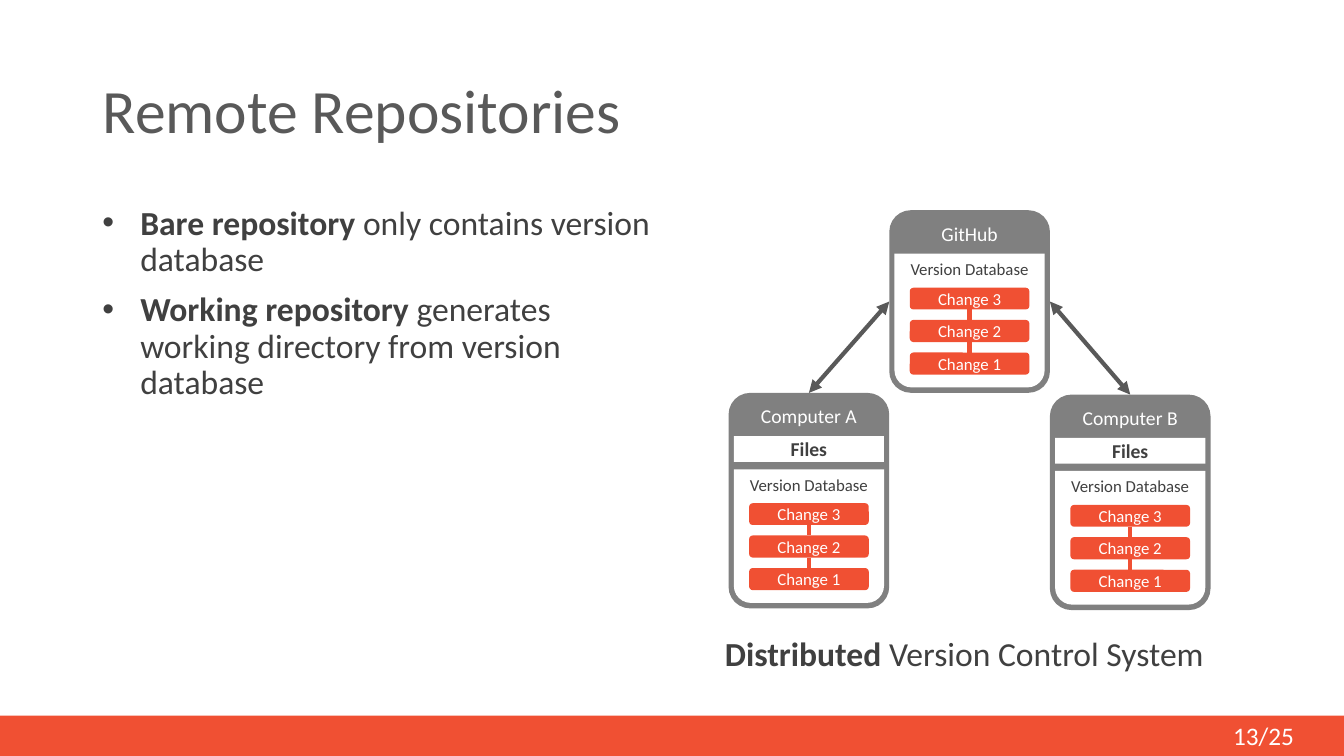
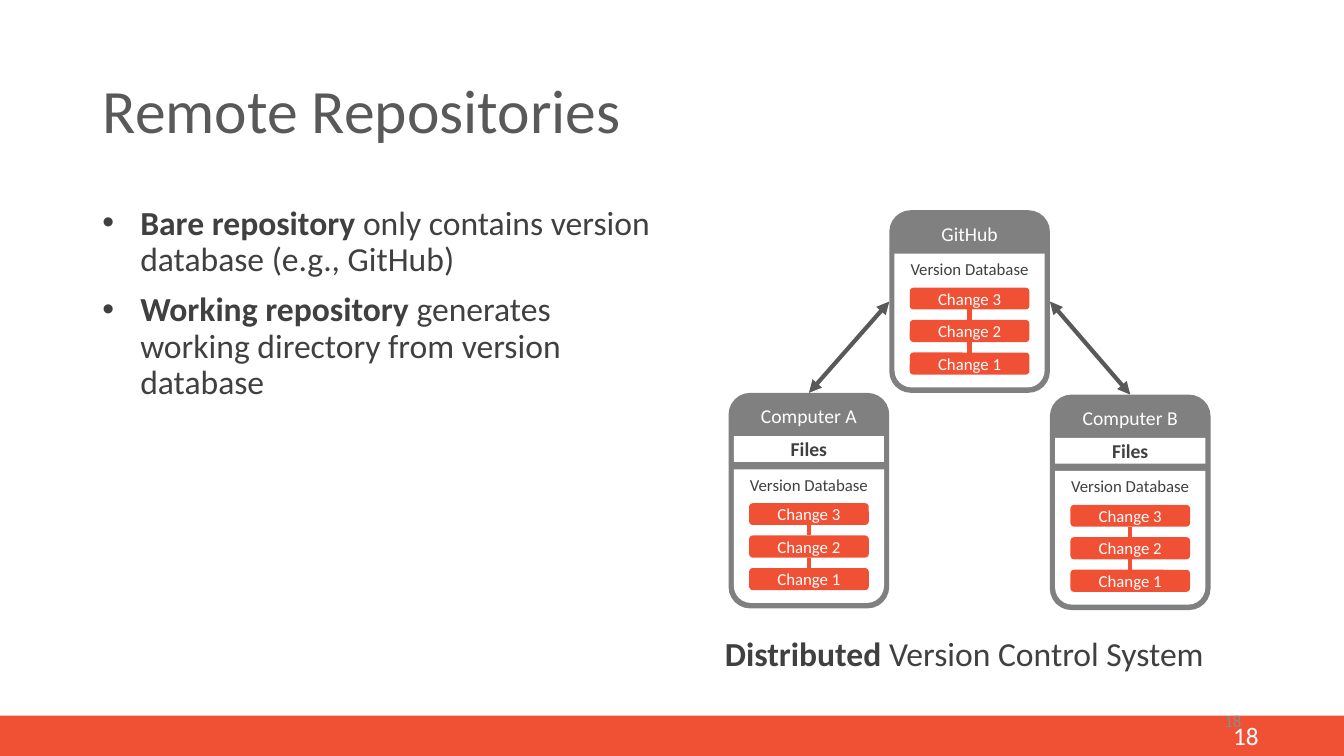
Before and after one commit to mi-erasmusmc/GitTutorial, a slide deck: slide 17 of Documentation/git-pp-presentation.pptx (slide 13 before the commit). Drawn at 1344x756 pixels with LibreOffice and Linux fonts; fonts in the diff are those of the drawing. Boxes give left, top, right and bottom in pixels: in the first picture for what was removed or moved away, otherwise in the second. Text is boxed around its words. In the diff, an @@ line names an element or a change of style, - is before the commit and + after.

```diff
--- a/Documentation/git-pp-presentation.pptx
+++ b/Documentation/git-pp-presentation.pptx
@@ text at box(140, 211, 650, 277): text changed @@
-• Bare repository only contains version database
+• Bare repository only contains version database (e.g., GitHub)
@@ page number added at box(1224, 714, 1241, 732), 12 pt, text #8C8C8C @@
+18
@@ page number at box(1233, 725, 1259, 745): text changed @@
-13/25
+18
```
Also in this commit, not shown: 16 other slides changed, 10 slides added, 5 slides removed, 2 other files.
